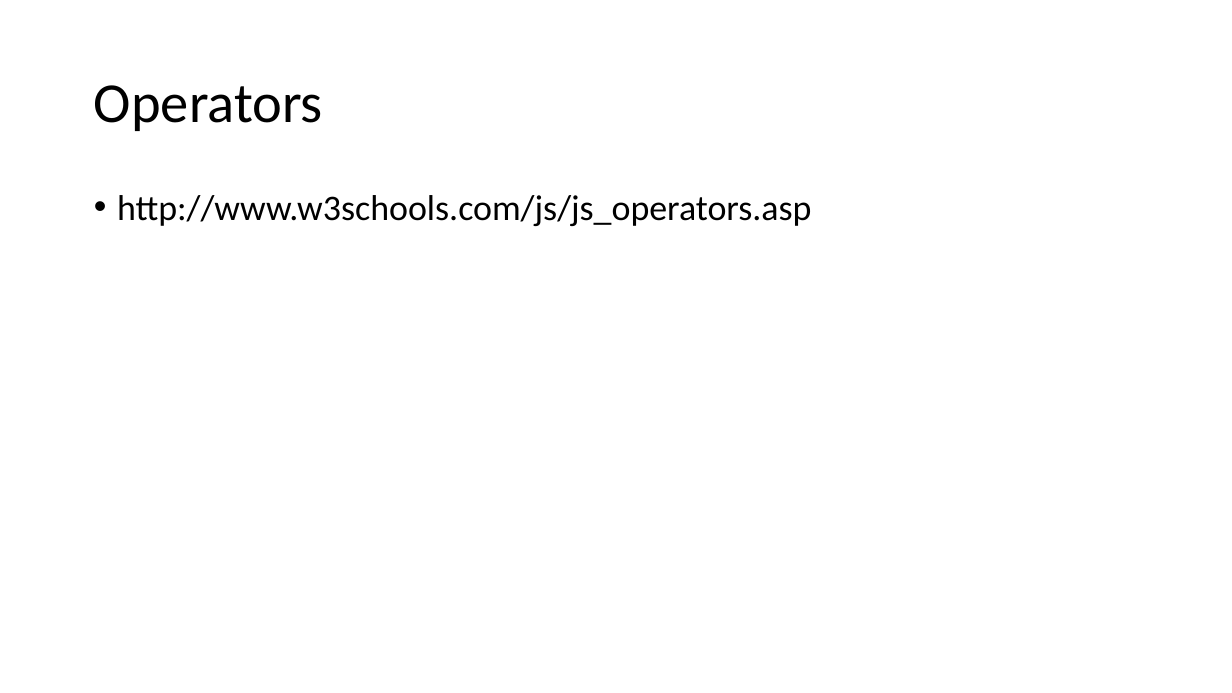
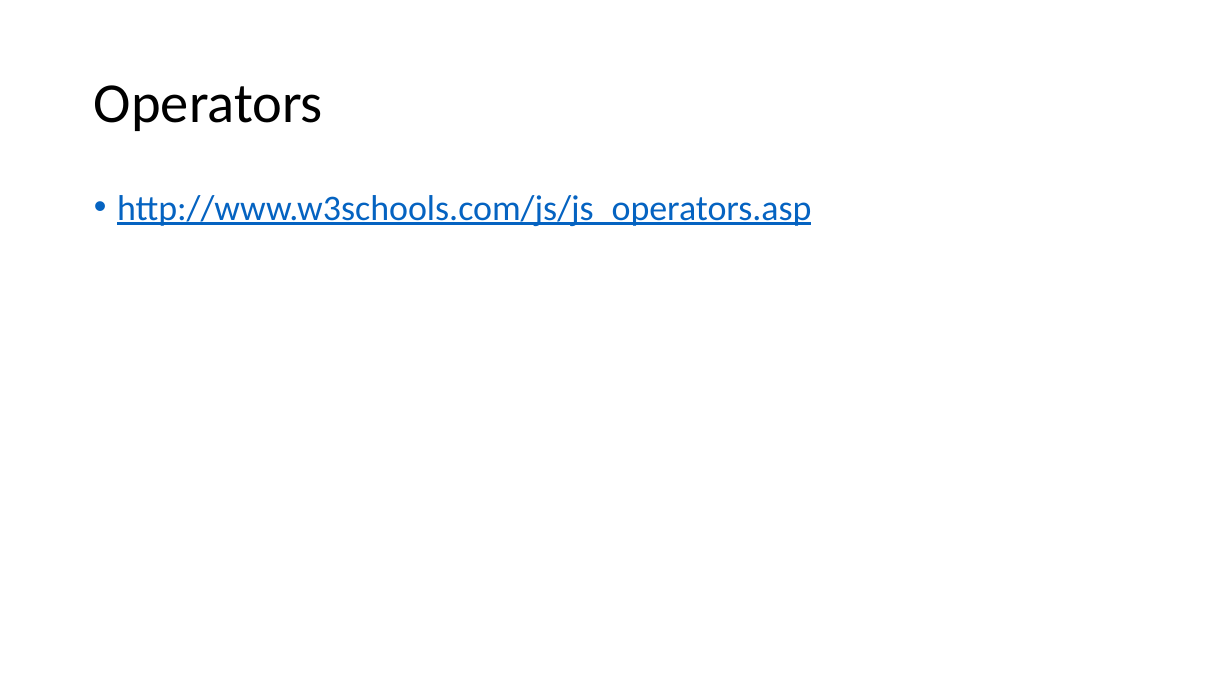
Before and after one commit to martiph/JSTraining_ICT-Campus, a slide deck: slide 15 of JSTraining.pptx. Drawn at 1232x693 pixels with LibreOffice and Linux fonts; fonts in the diff are those of the drawing. Boxes give left, top, right and bottom in pixels: in the first picture for what was removed or moved away, otherwise in the second. Text is boxed around its words. In the diff, an @@ line names an element or a change of style, - is before the commit and + after.

```diff
--- a/JSTraining.pptx
+++ b/JSTraining.pptx
@@ text "http://www.w3schools.com/js/js_operators.asp" at [117, 195, 812, 226]: text colour #000000 to #0563C1, underline on @@
```
Also in this commit, not shown: 11 other slides changed.
